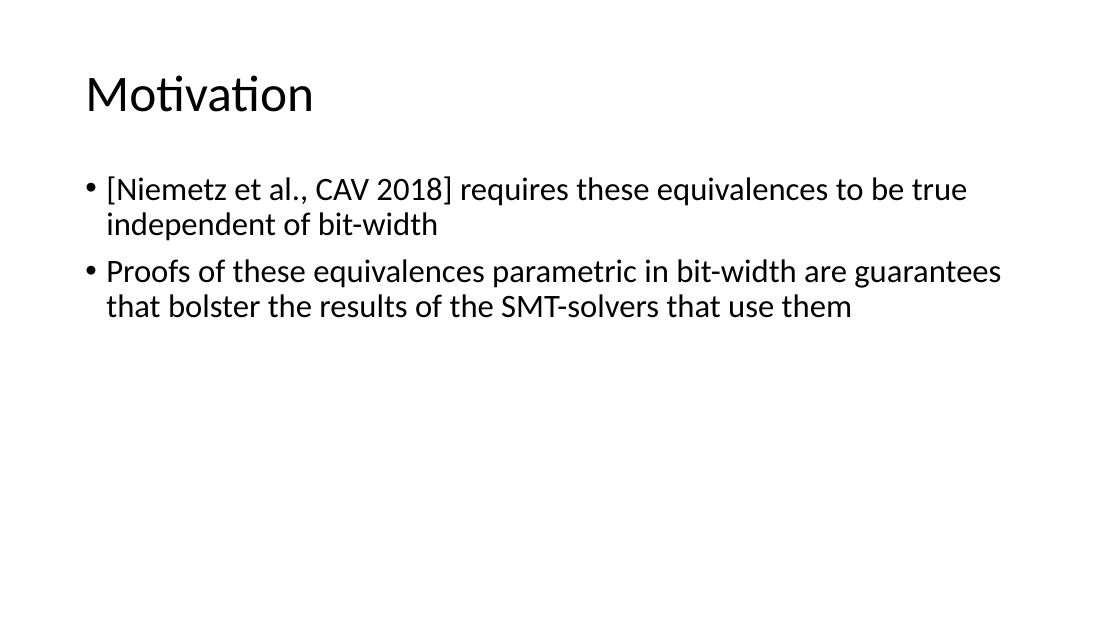
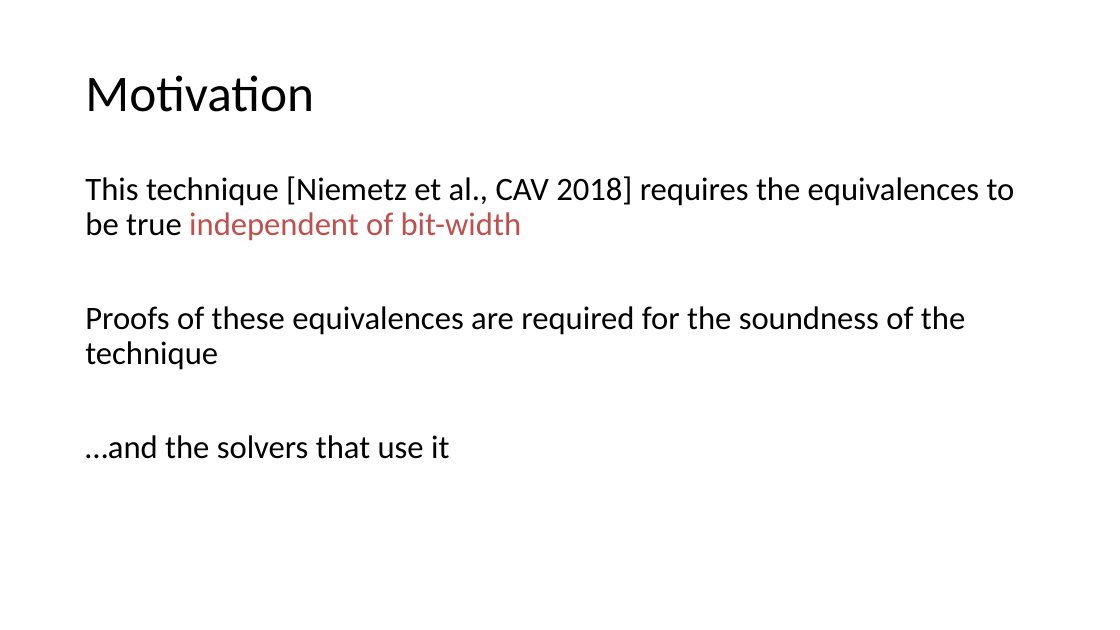
Before and after one commit to arjunvish/pxtp2019presentation, a slide deck: slide 7 of Presentation.pptx (slide 6 before the commit). Drawn at 1120x630 pixels with LibreOffice and Linux fonts; fonts in the diff are those of the drawing. Boxes give left, top, right and bottom in pixels: in the first picture for what was removed or moved away, otherwise in the second. Text is boxed around its words. In the diff, an @@ line names an element or a change of style, - is before the commit and + after.

```diff
--- a/Presentation.pptx
+++ b/Presentation.pptx
@@ text at [85, 176, 1015, 459]: text changed @@
-• [Niemetz et al., CAV 2018] requires these equivalences to be true independent of bit-width
-• Proofs of these equivalences parametric in bit-width are guarantees that bolster the results of the SMT-solvers that use them
+This technique [Niemetz et al., CAV 2018] requires the equivalences to be true independent of bit-width
+Proofs of these equivalences are required for the soundness of the technique
+…and the solvers that use it
```
Also in this commit, not shown: 15 other slides changed, 3 slides added, 1 other file.
